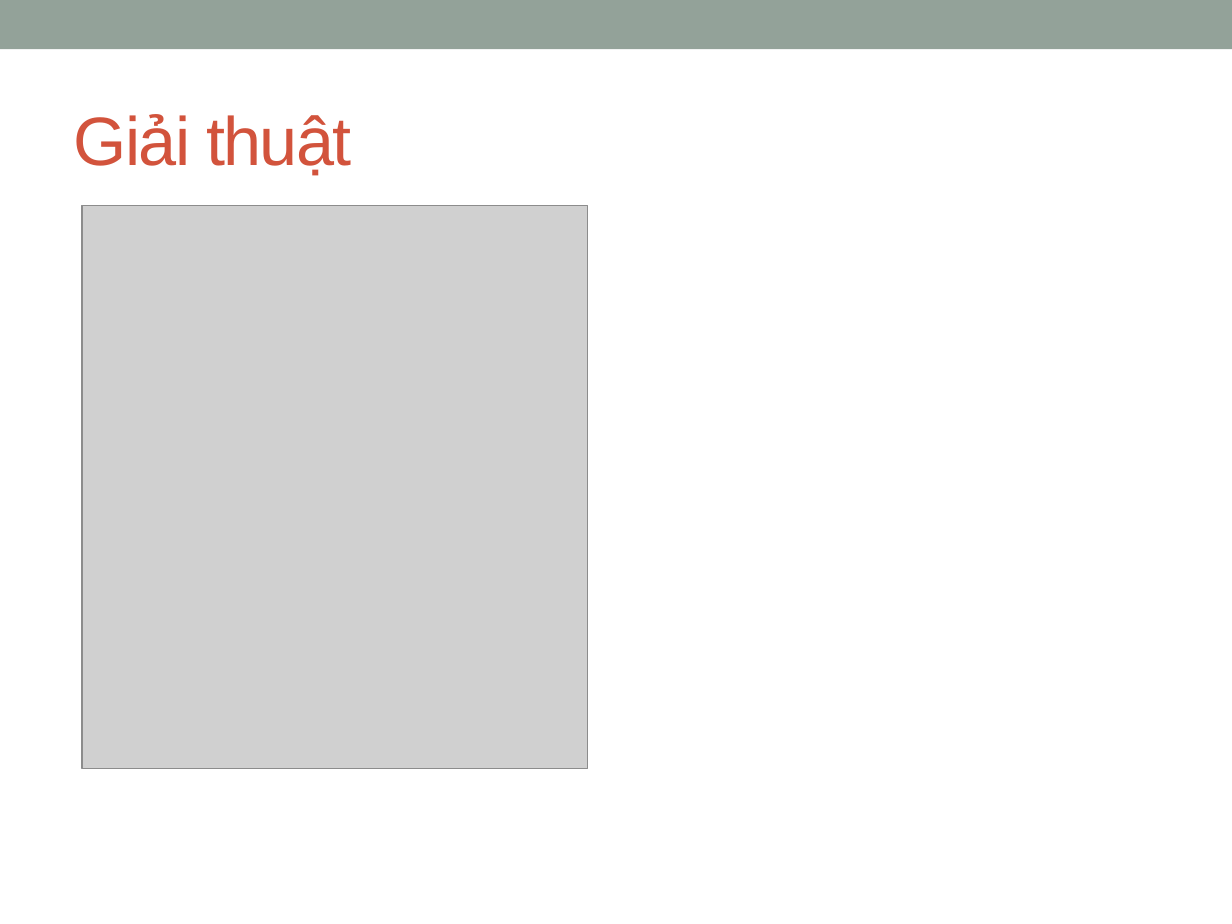
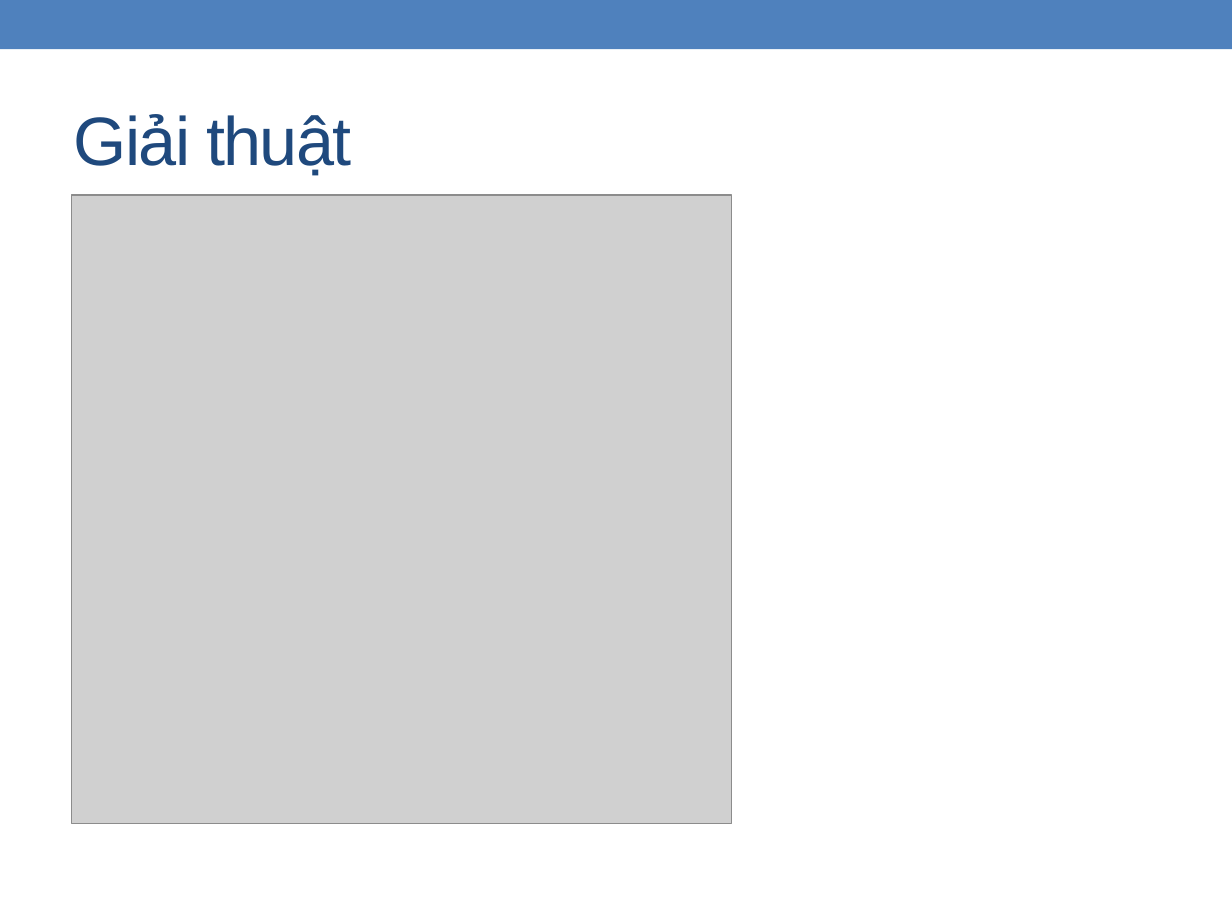
Before and after one commit to zedster27/secviz, a slide deck: slide 28 of branches/C.Thang/Baocao15.1.pptx (slide 25 before the commit). Drawn at 1232x924 pixels with LibreOffice and Linux fonts; fonts in the diff are those of the drawing; grey boxes stand for pictures. Boxes give left, top, right and bottom in pixels: in the first picture for what was removed or moved away, otherwise in the second. Text is boxed around its words. In the diff, an @@ line names an element or a change of style, - is before the commit and + after.

```diff
--- a/branches/C.Thang/Baocao15.1.pptx
+++ b/branches/C.Thang/Baocao15.1.pptx
@@ rectangle at (x1=0, y1=0, x2=1232, y2=49): fill #93A299 to #4F81BD @@
@@ title "Giải thuật" at (x1=74, y1=114, x2=351, y2=176): text colour #D2533C to #1F497D @@
@@ picture resized from (x1=83, y1=206, x2=588, y2=769) to (x1=71, y1=195, x2=731, y2=823) @@
```
Also in this commit, not shown: 23 other slides changed, 8 slides added, 5 slides removed.
